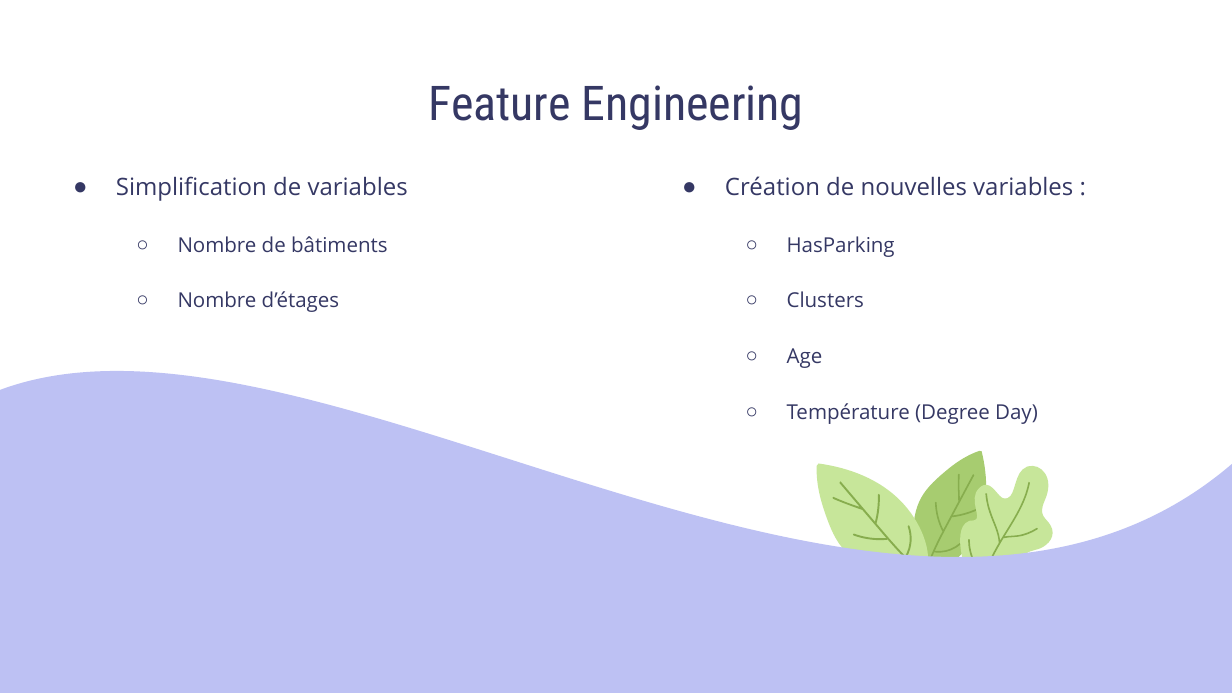
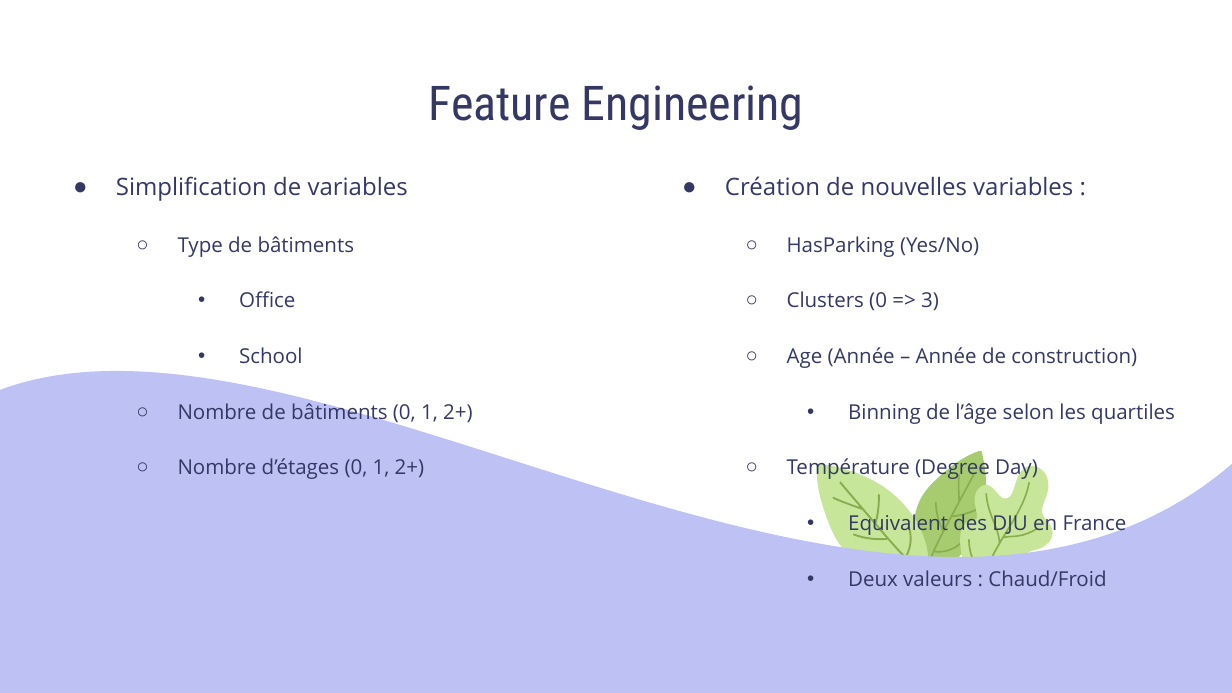
Before and after one commit to Sylvariane/Anticipez_les_besoins_en_electricite, a slide deck: slide 9 of Pélec_03_presentation.pptx. Drawn at 1232x693 pixels with LibreOffice and Linux fonts; fonts in the diff are those of the drawing. Boxes give left, top, right and bottom in pixels: in the first picture for what was removed or moved away, otherwise in the second. Text is boxed around its words. In the diff, an @@ line names an element or a change of style, - is before the commit and + after.

```diff
--- a/Pélec_03_presentation.pptx
+++ b/Pélec_03_presentation.pptx
@@ text at [178, 236, 472, 479]: text changed @@
-  ○ Nombre de bâtiments
-  ○ Nombre d’étages
+  ○ Type de bâtiments
+    • Office
+    • School
+  ○ Nombre de bâtiments (0, 1, 2+)
+  ○ Nombre d’étages (0, 1, 2+)
@@ text at [787, 236, 1175, 424]: text changed @@
-  ○ HasParking
-  ○ Clusters
-  ○ Age
+  ○ HasParking (Yes/No)
+  ○ Clusters (0 => 3)
+  ○ Age (Année – Année de construction)
+    • Binning de l’âge selon les quartiles
@@ text at [848, 511, 1127, 586]: paragraphs added @@
+    • Equivalent des DJU en France
+    • Deux valeurs : Chaud/Froid
```
Also in this commit, not shown: 12 other slides changed, 7 slides added, 1 slide removed, 2 other files.
